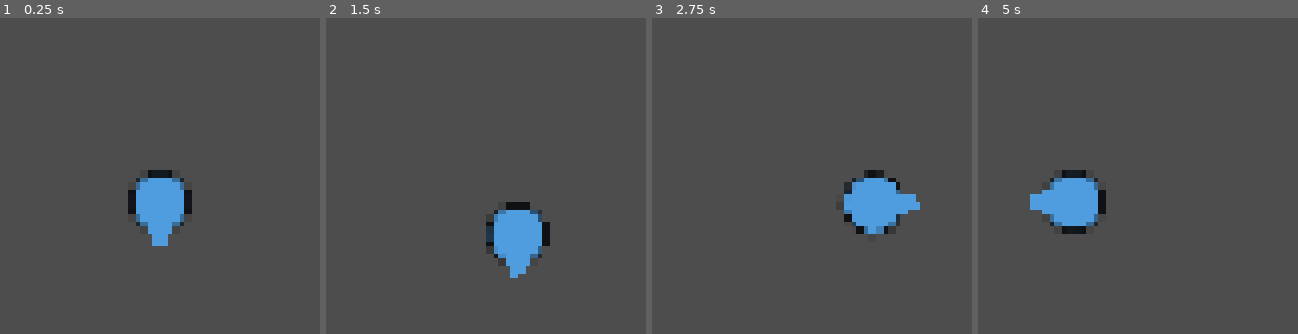
Above: before the commit, frames 1-4 (left to right).
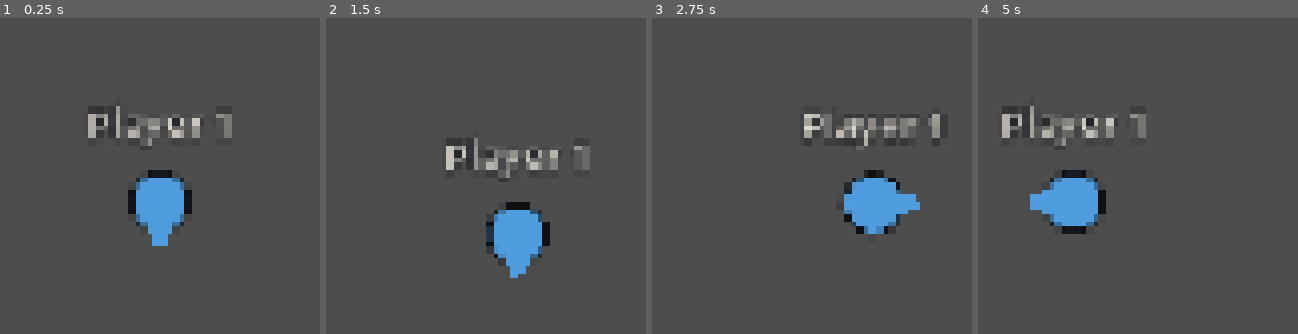
Above: after the commit, the same moments.

Repository: mucansu/Insider
Game: Godot game, scene res://entities/player/player.tscn
The game is run twice, just before and just after one commit, with the same random seed, the same clock (stepped at 60 frames per second) and the same inputs. This scene is started directly instead of the project's main scene.
Inputs (mouse positions are in pixels of both pictures, inside the frame that each line leads up to):
- Up to frame 1 (0.25 s): no input
- Up to frame 2 (1.5 s): tap Enter (ui_accept) at 0.5, 0.77 s; move the mouse to (outside the picture) at 0.52 s; hold D (move_right) 0.53-1.28 s; tap E (interact) at 0.6 s; click (outside the picture) at 0.67 s; move the mouse to (outside the picture) at 1.27 s; hold S (move_down) from 1.28 s (still down); tap Q (intimidate) at 1.35 s
- Up to frame 3 (2.75 s): tap Enter (ui_accept) at 1.52 s; move the mouse to (outside the picture) at 2.02 s; release S (move_down) at 2.03 s; hold D (move_right) from 2.03 s (still down); tap Ctrl (sneak) at 2.1 s
- Up to frame 4 (5 s): move the mouse to (outside the picture) at 2.77 s; release D (move_right) at 2.78 s; hold W (move_up) 2.78-3.53 s; tap Shift (sprint) at 2.85 s; click (outside the picture) at 2.92 s; tap Enter (ui_accept) at 3.02, 3.77, 4.52 s; move the mouse to (outside the picture) at 3.52 s; hold A (move_left) from 3.53 s (still down); tap Keypad Enter at 3.6 s; move the mouse to (outside the picture) at 4.27 s; tap Space at 4.35 s

The runs differ from the first frame. In frame 1, 1.9% of the frame differs, in the area x 27-73%, y 27-41%; in frame 2, 1.9%; in frame 3, 1.9%, in the area x 47-90%, y 30-41%; in frame 4, 1.9%.

Commit message:
US-004 (t2): AC4 ara değerleme testi ham kopyayı ayırt eder; ad etiketi, NaN koruması
- test_remote_copy_draws_from_buffer_not_raw: tampon gecikmesi, kesin ara
  değer aralığı, hız ve ileri tahmin yokluğu doğrulanır (ham kopya, gecikmesiz
  ara değerleme ve ileri tahmin varyantları düşer).
- NameLabel otomatik çevirisiz; boş adda HUD_PLAYER_UNNAMED yedeği.
- snapshot_buffer: sonlu olmayan anlık görüntü atılır.
- Renk/ad testi iki yuva ve gerçek adlarla; store_walk _doc düzeltildi.

Co-Authored-By: Claude Opus 5.5 <noreply@anthropic.com>

Diff:
--- a/entities/player/player.tscn
+++ b/entities/player/player.tscn
@@ -43,6 +43,7 @@
 script = ExtResource("4_qiwj3")
 
 [node name="NameLabel" type="Label" parent="Visual" unique_id=1860742169]
+auto_translate_mode = 2
 horizontal_alignment = 1
 
 [node name="Camera2D" type="Camera2D" parent="." unique_id=127350141]
--- a/entities/player/player_visual.gd
+++ b/entities/player/player_visual.gd
@@ -5,7 +5,8 @@
 ## dokunmaz (KR-003). Faz 2'de prosedürel kukla (KR-017) bu düğümün yerini alır.
 ## Kip gösterimi: sızarken soluk dolgu, koşarken dış halka; etkileşimde gövde üstünde nokta.
 ## Renkler: oyuncu rengi ThemeTokens.PLAYER_COLORS[slot] (her tonda aynı), kenar/etiket etkin tondan
-## (mimari.md §6 görsel istisnası, S9). Ad etiketi oyuncunun adıdır (dinamik metin, tr() yok).
+## (mimari.md §6 görsel istisnası, S9). Ad etiketi oyuncunun adıdır: dinamik metin, otomatik çeviri kapalı
+## (ad bir çeviri anahtarına denk gelse de aynen görünür); ad boşsa HUD ile aynı yedek, tr("HUD_PLAYER_UNNAMED").
 
 const RADIUS := 12.0
 const OUTLINE_WIDTH := 1.5
@@ -82,7 +83,10 @@
 func _refresh_identity() -> void:
 	var colors: Array[Color] = ThemeTokens.PLAYER_COLORS
 	_color = colors[posmod(_player.slot(), colors.size())]
-	_label.text = _player.display_name()
+	var player_name: String = _player.display_name()
+	if player_name.is_empty():
+		player_name = tr(&"HUD_PLAYER_UNNAMED") % _player.peer_id()
+	_label.text = player_name
 	queue_redraw()
 
 
--- a/entities/player/snapshot_buffer.gd
+++ b/entities/player/snapshot_buffer.gd
@@ -49,8 +49,11 @@
 	delay = delay_sec
 
 
-## Gelen anlık görüntü. Eskiyse (gönderen anı son görüntüden ileri değilse) atılır ve false döner.
+## Gelen anlık görüntü. Eskiyse (gönderen anı son görüntüden ileri değilse) ya da anlar/konum/yön sonlu
+## değilse (NaN/INF: bozuk paket saati ya da çizimi zehirlemesin) atılır ve false döner.
 func push(sender_time: float, local_time: float, position: Vector2, facing: Vector2, mode: int) -> bool:
+	if not (is_finite(sender_time) and is_finite(local_time) and position.is_finite() and facing.is_finite()):
+		return false
 	if not _frames.is_empty() and sender_time <= _frames.back().time:
 		return false
 	var measured: float = local_time - sender_time
--- a/tests/net/store_walk.json
+++ b/tests/net/store_walk.json
@@ -1,5 +1,5 @@
 {
-  "_doc": "US-004 AC5: store_a'da gerçek oyuncu sahnesi (ent …(641 unchanged characters)… 2'nin eşitlemesi başladıktan sonra yürür: geç katılanın yetiştirme evresi store_late_move'da ölçülür); hiçbir süreçte hiçbir kopya duvar için …(105 unchanged characters)…
+  "_doc": "US-004 AC5: store_a'da gerçek oyuncu sahnesi (ent …(641 unchanged characters)… 2'nin eşitlemesi başladıktan sonra yürür); geç katılma bu senaryoda ölçülmez: store_late_move yalnız dummy_player fikstürüyle koşar, gerçek oyuncu sahnesiyle geç katılma (tampon boşken konuma dokunulmaz + Game yetiştirmesi) ağda henüz ölçülmedi, IS-005'e taşındı; hiçbir süreçte hiçbir kopya duvar için …(105 unchanged characters)…
   "level": "res://levels/store_a.tscn",
   "player_scene": "res://entities/player/player.tscn",
   "clients": 2,
--- a/tests/unit/test_player.gd
+++ b/tests/unit/test_player.gd
@@ -1,6 +1,7 @@
 extends TestCase
 ## US-004 oyuncu: ayar okuma (AC2, S10), kipe göre hız ve ivmelenme (PlayerMotion), sahne yapısı (AC1: katmanlar,
-## görsel ayrı düğüm, kamera yalnız yerelde), yerel hareket + duvar (AC2), uzak kopyanın tampondan çizilmesi (AC4).
+## görsel ayrı düğüm, kamera yalnız yerelde, yuvadan renk + ad etiketi), yerel hareket + duvar (AC2), uzak kopyanın
+## tampondan çizilmesi (AC4).
 ## Ağ davranışı çok süreçli: tests/net/store_walk.json.
 
 const SCENE := "res://entities/player/player.tscn"
@@ -32,6 +33,11 @@
 func _physics_frames(count: int) -> void:
 	for i: int in count:
 		await tree().physics_frame
+
+
+func _process_frames(count: int) -> void:
+	for i: int in count:
+		await tree().process_frame
 
 
 # --- ayarlar (AC2, S10) ---
@@ -160,11 +166,42 @@
 	eq(remote.peer_id(), 2)
 
 
-func test_visual_color_from_slot() -> void:
-	var player: Player = _spawn(1)
-	var visual: PlayerVisual = player.get_node("Visual") as PlayerVisual
-	eq(visual.body_color(), ThemeTokens.PLAYER_COLORS[player.slot()])
-	eq(visual.label_text(), player.display_name())
+func test_visual_color_and_name_from_identity() -> void:
+	# Renk yuvadan, ad Game.players()'tan (S3); iki farklı yuva, boş olmayan adlar.
+	var before: Dictionary = Game.players()
+	Game._rpc_players({2: {"name": "Ayşe", "slot": 1}, 3: {"name": "Bora", "slot": 2}})
+	var a: Player = _spawn(2, Vector2(100, 0))
+	var b: Player = _spawn(3, Vector2(200, 0))
+	var va: PlayerVisual = a.get_node("Visual") as PlayerVisual
+	var vb: PlayerVisual = b.get_node("Visual") as PlayerVisual
+	eq(a.slot(), 1)
+	eq(b.slot(), 2)
+	eq(va.body_color(), ThemeTokens.PLAYER_COLORS[1])
+	eq(vb.body_color(), ThemeTokens.PLAYER_COLORS[2])
+	is_true(va.body_color() != vb.body_color(), "farklı yuva farklı renk")
+	eq(va.label_text(), "Ayşe")
+	eq(vb.label_text(), "Bora")
+	# Kimlik sonradan değişince görsel izler (identity_changed).
+	Game._rpc_players({2: {"name": "Cem", "slot": 0}, 3: {"name": "Bora", "slot": 2}})
+	eq(va.body_color(), ThemeTokens.PLAYER_COLORS[0])
+	eq(va.label_text(), "Cem")
+	Game._rpc_players(before)
+
+
+func test_name_label_is_not_auto_translated_and_has_fallback() -> void:
+	var before: Dictionary = Game.players()
+	is_true(tr("PAUSE_TITLE") != "PAUSE_TITLE", "ön koşul: anahtar çevrilir")
+	Game._rpc_players({2: {"name": "PAUSE_TITLE", "slot": 0}, 3: {"name": "", "slot": 1}})
+	var keyed: Player = _spawn(2, Vector2(100, 0))
+	var unnamed: Player = _spawn(3, Vector2(200, 0))
+	var label: Label = keyed.get_node("Visual/NameLabel") as Label
+	is_false(label.can_auto_translate(), "ad etiketi otomatik çevrilmez")
+	eq((keyed.get_node("Visual") as PlayerVisual).label_text(), "PAUSE_TITLE")
+	eq(label.atr(label.text), "PAUSE_TITLE", "çeviri anahtarına denk gelen ad aynen görünür")
+	var fallback: String = (unnamed.get_node("Visual") as PlayerVisual).label_text()
+	eq(fallback, tr("HUD_PLAYER_UNNAMED") % 3, "boş ad: HUD ile aynı yedek")
+	is_true(fallback != "HUD_PLAYER_UNNAMED" and fallback.contains("3"), "yedek çevrilmiş ve peer kimlikli: %s" % fallback)
+	Game._rpc_players(before)
 
 
 # --- hareket (AC2) ---
@@ -198,26 +235,51 @@
 # --- uzak kopya (AC4) ---
 
 func test_remote_copy_draws_from_buffer_not_raw() -> void:
+	# Ham uygulamayı (gelen net_position'ı doğrudan konuma yazmak) ayırt eder: ikinci görüntü gelince konum
+	# hemen sıçramaz (tampon gecikmesi), arada iki görüntü arasında kalır ve hız iki görüntüden türer.
 	var player: Player = _spawn(2, Vector2(5, 5))
 	await _physics_frames(2)
 	near(player.position, Vector2(5, 5), 0.001, "veri yokken konuma dokunulmaz (Game yetiştirmesi yazar)")
 	var sync: MultiplayerSynchronizer = player.get_node("MultiplayerSynchronizer") as MultiplayerSynchronizer
-	var now: float = Time.get_ticks_usec() / 1_000_000.0
+	var sender_start: float = Time.get_ticks_usec() / 1_000_000.0 - 1.0  # gönderen saati: fark yalnız saat kayması
 	player.net_position = Vector2(40, 0)
 	player.net_facing = Vector2.LEFT
 	player.net_mode = PlayerMotion.Mode.SNEAK
-	player.net_time = now - 1.0  # gönderen saati: fark yalnız saat kayması
+	player.net_time = sender_start
 	sync.synchronized.emit()
-	await tree().process_frame
-	await tree().process_frame
+	await _process_frames(2)  # process_frame sinyali düğümlerin _process'inden önce gelir
 	near(player.position, Vector2(40, 0), 0.001, "ilk görüntüde beklenir")
 	eq(player.facing, Vector2.LEFT)
 	eq(player.move_mode, PlayerMotion.Mode.SNEAK)
 	eq(player.velocity, Vector2.ZERO)
-	# İkinci görüntü 50 ms sonra: ~100 ms tampon dolunca ona doğru ara değerlenir.
-	player.net_position = Vector2(47, 0)
-	player.net_time = now - 1.0 + 0.05
+	# İkinci görüntü gönderen saatinde SPAN sn sonra (yürüme hızında 40 -> 96). SPAN, saat farkı sıfırlama eşiğinin
+	# (0,5 sn) altında; hemen gelmesi saat farkını ~SPAN × 0,05 kadar kaydırır, çizim ~(delay - 0,02) sn geride kalır.
+	const SPAN := 0.4
+	var target := Vector2(40.0 + 140.0 * SPAN, 0.0)
+	player.net_position = target
+	player.net_facing = Vector2.UP
+	player.net_mode = PlayerMotion.Mode.WALK
+	player.net_time = sender_start + SPAN
 	sync.synchronized.emit()
+	await _process_frames(2)
+	near(player.position, Vector2(40, 0), 0.001, "tampon gecikmesi: yeni görüntüye hemen sıçramaz")
+	eq(player.facing, Vector2.LEFT, "yön de tampondan")
+	eq(player.move_mode, PlayerMotion.Mode.SNEAK, "kip de tampondan")
+	# Çizim anı iki görüntü arasına girince ara değerlenir (pencere ~0,08..0,48 sn).
 	await tree().create_timer(0.25).timeout
-	await tree().process_frame
-	near(player.position, Vector2(47, 0), 0.001, "tampon geçince son görüntü")
+	await _process_frames(2)
+	is_true(player.position.x > 40.5 and player.position.x < target.x - 0.5,
+		"iki görüntü arasında ara değer, gelen %s" % player.position)
+	near(player.position.y, 0.0, 0.001)
+	near(player.velocity, Vector2(140.0, 0.0), 0.01, "hız iki görüntü arasından (ham kopyada 0 kalır)")
+	is_true(not player.facing.is_equal_approx(Vector2.LEFT) and not player.facing.is_equal_approx(Vector2.UP),
+		"yön ara değerlenir, gelen %s" % player.facing)
+	near(player.facing.length(), 1.0, 0.001)
+	eq(player.move_mode, PlayerMotion.Mode.SNEAK, "kip önceki görüntüden")
+	# Tampon geçince son görüntüde beklenir; ileri tahmin yok.
+	await tree().create_timer(0.45).timeout
+	await _process_frames(2)
+	near(player.position, target, 0.001, "tampon geçince son görüntü")
+	eq(player.velocity, Vector2.ZERO, "son görüntüden öteye tahmin yok")
+	eq(player.facing, Vector2.UP)
+	eq(player.move_mode, PlayerMotion.Mode.WALK)
--- a/tests/unit/test_player_interpolation.gd
+++ b/tests/unit/test_player_interpolation.gd
@@ -51,6 +51,29 @@
 	is_false(buffer.push(0.05, 0.11, Vector2(7, 0), Vector2.RIGHT, 0), "geç gelen eski görüntü")
 	is_false(buffer.push(0.10, 0.12, Vector2(99, 0), Vector2.RIGHT, 0), "aynı an")
 	eq(buffer.size(), 1)
+
+
+func test_non_finite_snapshots_are_dropped() -> void:
+	var buffer := SnapshotBuffer.new(DELAY)
+	is_true(buffer.push(1.0, 11.0, Vector2(10, 0), Vector2.RIGHT, 0))
+	var bad: Array = [
+		[NAN, 11.05, Vector2(17, 0), Vector2.RIGHT, "gönderen anı NaN"],
+		[INF, 11.05, Vector2(17, 0), Vector2.RIGHT, "gönderen anı +INF"],
+		[-INF, 11.05, Vector2(17, 0), Vector2.RIGHT, "gönderen anı -INF"],
+		[1.05, NAN, Vector2(17, 0), Vector2.RIGHT, "yerel an NaN"],
+		[1.05, 11.05, Vector2(NAN, 0), Vector2.RIGHT, "konum NaN"],
+		[1.05, 11.05, Vector2(0, INF), Vector2.RIGHT, "konum INF"],
+		[1.05, 11.05, Vector2(17, 0), Vector2(NAN, NAN), "yön NaN"],
+	]
+	for row: Array in bad:
+		is_false(buffer.push(float(row[0]), float(row[1]), row[2] as Vector2, row[3] as Vector2, 0), str(row[4]))
+	eq(buffer.size(), 1, "bozuk paketler tampona girmez")
+	near(buffer.clock_offset(), 10.0, 0.0001, "saat farkı bozulmaz")
+	# INF gönderen anı sonraki geçerli paketleri "eski" saydırmaz; çizim sonlu kalır.
+	is_true(buffer.push(1.05, 11.05, Vector2(17, 0), Vector2.RIGHT, 0), "ardından gelen geçerli paket kabul")
+	var frame: SnapshotBuffer.Frame = buffer.sample(11.125)
+	is_true(frame.position.is_finite() and frame.velocity.is_finite() and frame.facing.is_finite())
+	near(frame.position, Vector2(13.5, 0), 0.0001)
 
 
 func test_clock_offset_resets_on_large_jump() -> void:
